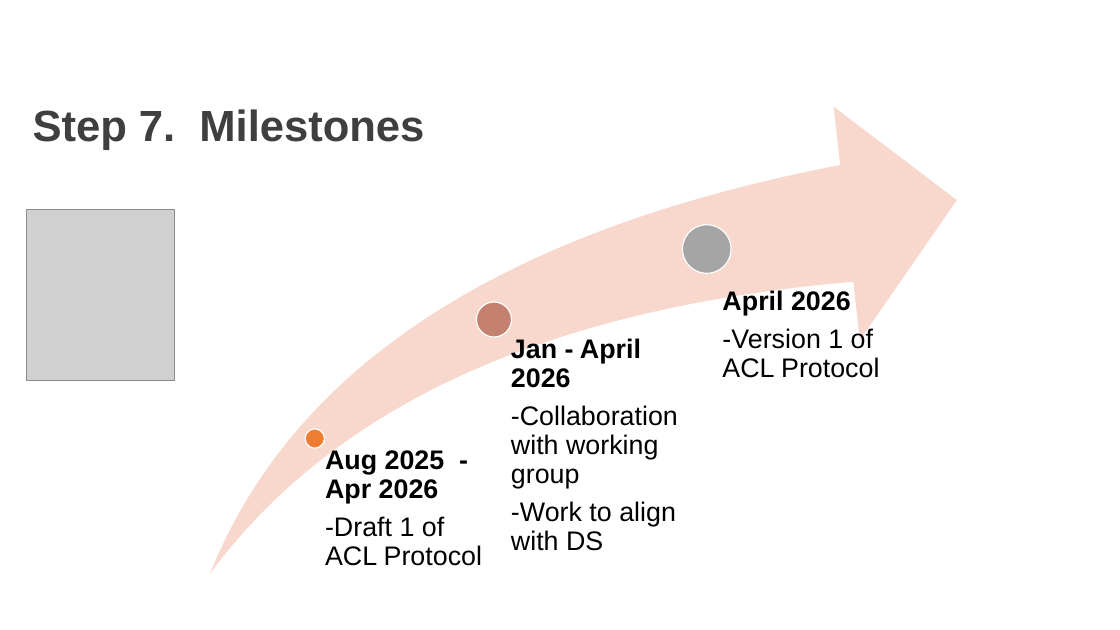
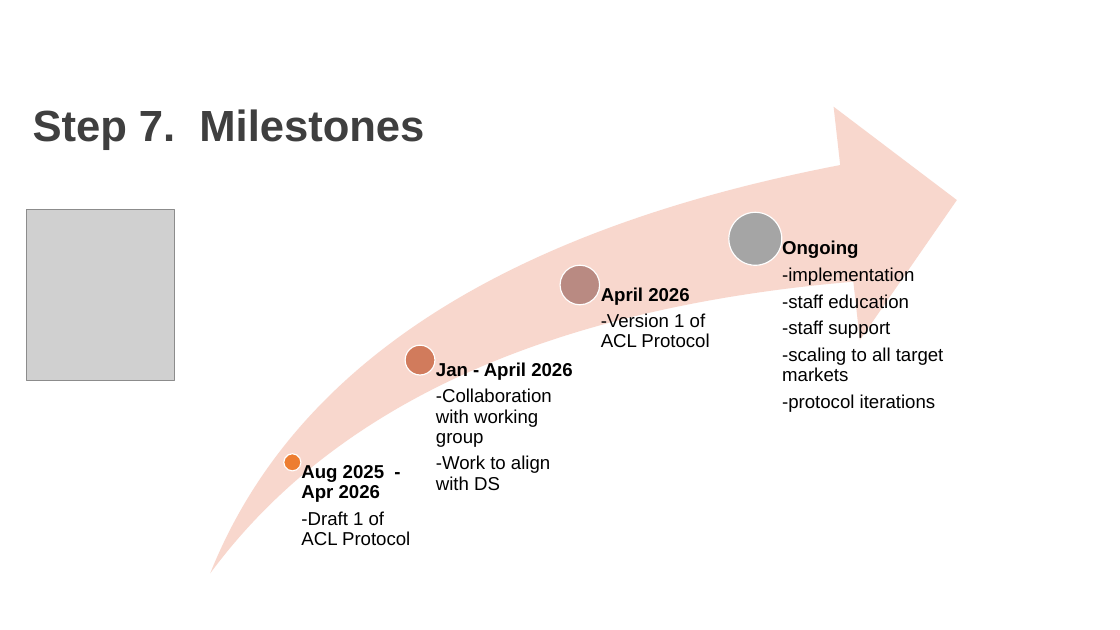
Before and after one commit to AKates717/CSI-Pacific-RTP, a slide deck: slide 9 of RTP Resources/RTP_Project_Pitch.pptx. Drawn at 1120x630 pixels with LibreOffice and Linux fonts; fonts in the diff are those of the drawing; grey boxes stand for pictures; background and template pictures are left out. Boxes give left, top, right and bottom in pixels: in the first picture for what was removed or moved away, otherwise in the second. Text is boxed around its words. In the diff, an @@ line names an element or a change of style, - is before the commit and + after.

```diff
--- a/RTP Resources/RTP_Project_Pitch.pptx
+++ b/RTP Resources/RTP_Project_Pitch.pptx
@@ ellipse: place and size @@
-ellipse at (683,225,732,274)
+ellipse at (729,213,782,266)
@@ ellipse: place and size @@
-ellipse at (476,302,512,337)
+ellipse at (560,266,600,305)
@@ ellipse at (560,266,600,305): fill #C48170 to #B98A82 @@
@@ text added at (782,240,944,412), 16 pt, text #000000 @@
+Ongoing
+-implementation
+-staff education
+-staff support
+-scaling to all target markets
+-protocol iterations
@@ size 23 to 16 pt; less space between paragraphs in 3 elements at (301,465,410,546), (436,361,572,490), (601,287,709,348) @@
@@ text "April 2026": place and size @@
-text "April 2026" at (722,290,879,378)
+text "April 2026" at (601,287,709,348)
@@ ellipse added at (405,345,435,376), fill #D17B5C, outline #FFFFFF 1 pt @@
@@ text "Jan - April 2026": place and size @@
-text "Jan - April 2026" at (511,338,678,551)
+text "Jan - April 2026" at (436,361,572,490)
@@ ellipse: place and size @@
-ellipse at (305,429,324,448)
+ellipse at (284,454,301,471)
@@ text "Aug 2025 - Apr 2026": place and size @@
-text "Aug 2025 - Apr 2026" at (325,448,482,566)
+text "Aug 2025 - Apr 2026" at (301,465,410,546)
```
Also in this commit, not shown: 4 other slides changed, 17 other files.
